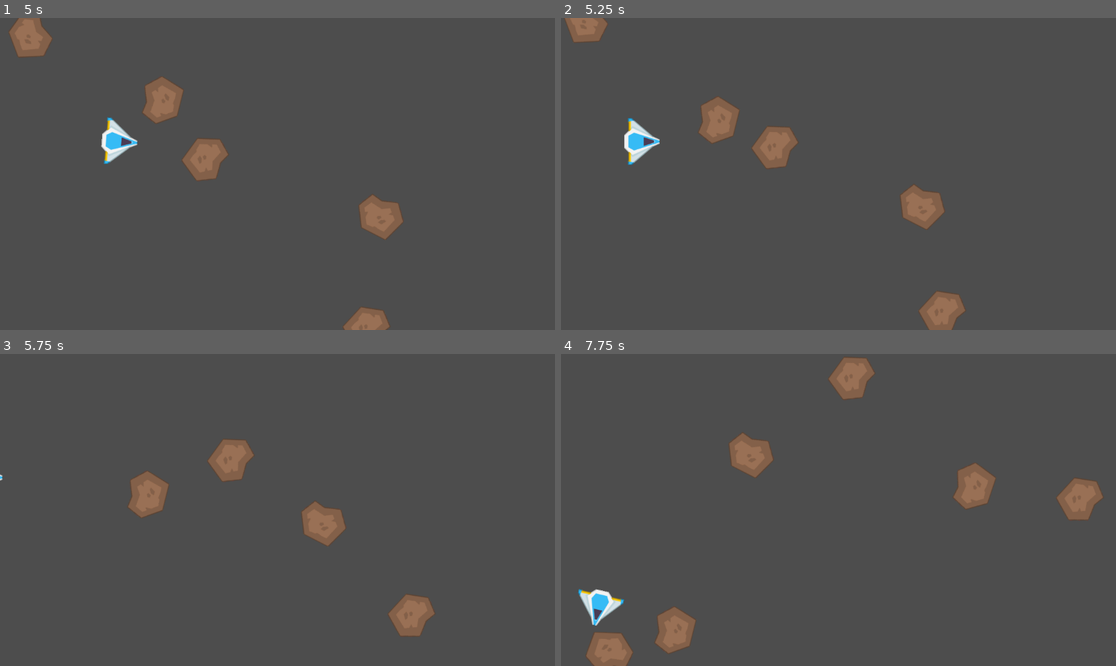
Above: before the commit, frames 1-4 (two rows, left to right).
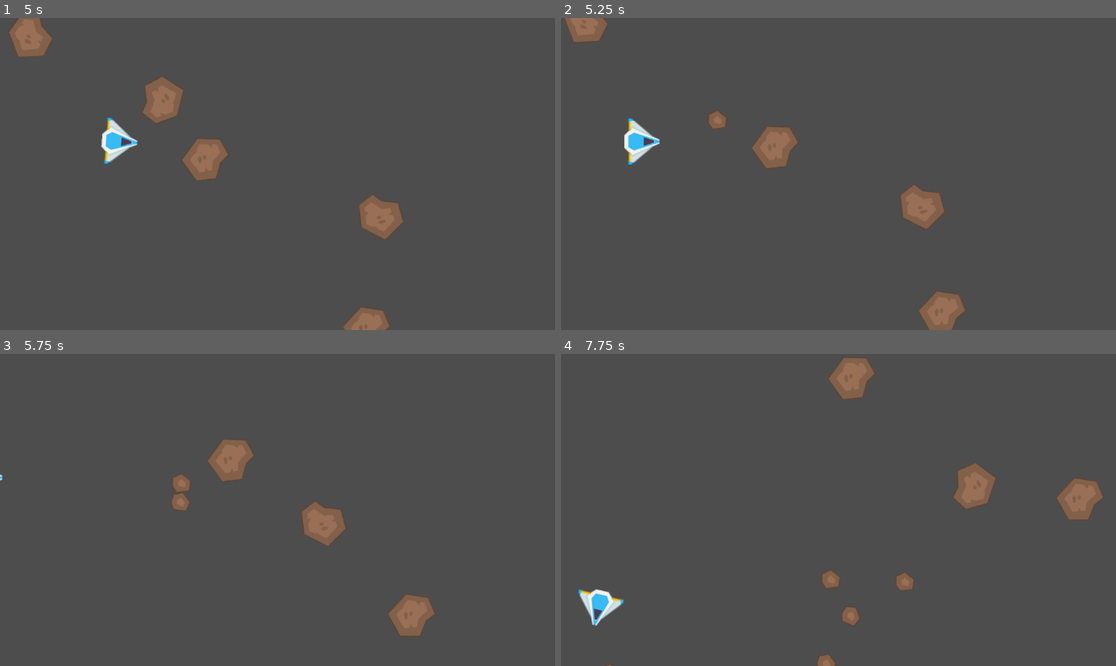
Above: after the commit, the same moments.

Repository: wsteo/asteroids-clone-godot
Game: Godot game, scene res://main.tscn
Same seed, same stepped clock (60 frames per second), same inputs: the game is played once before the commit and once after it.
Inputs:
- Up to frame 1 (5 s): tap Enter at 0.5 s; hold D (right) 0.53-1.28 s; tap Space (shoot) every 0.75 s from 0.6 to 4.35 s; hold S (down) 1.28-2.03 s; hold D (right) 2.03-2.78 s; hold W (up) 2.78-3.53 s; hold A (left) from 3.53 s (still down)
- Up to frame 2 (5.25 s): release A (left) at 5.03 s; hold S (down) from 5.03 s (still down); tap Space (shoot) at 5.1 s
- Up to frame 3 (5.75 s): keep holding S (down)
- Up to frame 4 (7.75 s): release S (down) at 5.78 s; hold D (right) 5.78-6.53 s; tap Space (shoot) at 5.85, 6.6, 7.35 s; hold W (up) 6.53-7.28 s; hold D (right) from 7.28 s (still down)

Frame 1 is identical in both runs. In frame 2, 0.6% of the frame differs, in the area x 24-33%, y 25-41%; in frame 3, 1.0%; in frame 4, 2.8%, in the area x 4-64%, y 25-100%.

Commit message:
Implement gameplay which asteroid can be break down into smaller pieces

Diff:
--- a/asteroid.tscn
+++ /dev/null
@@ -1,23 +0,0 @@
-[gd_scene load_steps=4 format=3 uid="uid://do2nfulxysuf2"]
-
-[ext_resource type="Script" path="res://asteroid.gd" id="1_lxvkg"]
-[ext_resource type="Texture2D" uid="uid://dbsr22j585mht" path="res://kenney_space-shooter-redux/Spritesheet/sheet.png" id="1_qpb7u"]
-
-[sub_resource type="CircleShape2D" id="CircleShape2D_altf0"]
-radius = 43.0116
-
-[node name="Asteroid" type="RigidBody2D" groups=["asteroid"]]
-collision_layer = 2
-collision_mask = 0
-gravity_scale = 0.0
-script = ExtResource("1_lxvkg")
-
-[node name="Sprite2D" type="Sprite2D" parent="."]
-texture = ExtResource("1_qpb7u")
-region_enabled = true
-region_rect = Rect2(224.589, 664.488, 99.4566, 81.611)
-
-[node name="CollisionShape2D" type="CollisionShape2D" parent="."]
-shape = SubResource("CircleShape2D_altf0")
-
-[connection signal="body_entered" from="." to="." method="_on_body_entered"]
--- /dev/null
+++ b/asteroid_big.gd
@@ -0,0 +1,32 @@
+extends RigidBody2D
+@export var asteroid_medium_scene : PackedScene
+
+# Called when the node enters the scene tree for the first time.
+func _ready():
+	pass # Replace with function body.
+
+
+# Called every frame. 'delta' is the elapsed time since the previous frame.
+func _process(delta):
+	pass
+
+
+func destroy():
+	var mediumAsteroid = asteroid_medium_scene.instantiate()
+	spawnMediumAsteroid()
+	spawnMediumAsteroid()
+	queue_free()
+
+
+func spawnMediumAsteroid():
+	var mediumAsteroid = asteroid_medium_scene.instantiate()
+	get_parent().add_child(mediumAsteroid)
+
+	mediumAsteroid.position = position
+
+	var direction = mediumAsteroid.rotation + PI/2
+	direction += randf_range(-PI/4, PI/4)
+	mediumAsteroid.rotation = direction
+
+	var velocity = Vector2(randf_range(150.0,250.0),0.0)
+	mediumAsteroid.linear_velocity = velocity.rotated(direction)
--- /dev/null
+++ b/asteroid_big.tscn
@@ -0,0 +1,25 @@
+[gd_scene load_steps=5 format=3 uid="uid://dy1iggfem4djo"]
+
+[ext_resource type="Script" path="res://asteroid_big.gd" id="1_a5y3d"]
+[ext_resource type="PackedScene" uid="uid://clri7pyschcu3" path="res://asteroid_medium.tscn" id="2_2icoi"]
+[ext_resource type="Texture2D" uid="uid://dbsr22j585mht" path="res://kenney_space-shooter-redux/Spritesheet/sheet.png" id="3_70ekl"]
+
+[sub_resource type="CircleShape2D" id="CircleShape2D_altf0"]
+radius = 43.0116
+
+[node name="Asteroid_Big" type="RigidBody2D" groups=["asteroid"]]
+collision_layer = 2
+collision_mask = 0
+gravity_scale = 0.0
+max_contacts_reported = 1
+contact_monitor = true
+script = ExtResource("1_a5y3d")
+asteroid_medium_scene = ExtResource("2_2icoi")
+
+[node name="Sprite2D" type="Sprite2D" parent="."]
+texture = ExtResource("3_70ekl")
+region_enabled = true
+region_rect = Rect2(224.589, 664.488, 99.4566, 81.611)
+
+[node name="CollisionShape2D" type="CollisionShape2D" parent="."]
+shape = SubResource("CircleShape2D_altf0")
--- /dev/null
+++ b/asteroid_medium.gd
@@ -0,0 +1,28 @@
+extends RigidBody2D
+@export var asteroid_small_scene : PackedScene
+
+# Called when the node enters the scene tree for the first time.
+func _ready():
+	pass # Replace with function body.
+
+
+# Called every frame. 'delta' is the elapsed time since the previous frame.
+func _process(delta):
+	pass
+
+func destroy():
+	spawnSmallAsteroid()
+	spawnSmallAsteroid()
+	queue_free()
+
+func spawnSmallAsteroid():
+	var smallAsteroid = asteroid_small_scene.instantiate()
+	get_parent().add_child(smallAsteroid)
+	smallAsteroid.position = position
+
+	var direction = smallAsteroid.rotation + PI/2
+	direction += randf_range(-PI/4, PI/4)
+	smallAsteroid.rotation = direction
+
+	var velocity = Vector2(randf_range(150.0,250.0),0.0)
+	smallAsteroid.linear_velocity = velocity.rotated(direction)
--- /dev/null
+++ b/asteroid_medium.tscn
@@ -0,0 +1,25 @@
+[gd_scene load_steps=5 format=3 uid="uid://clri7pyschcu3"]
+
+[ext_resource type="Script" path="res://asteroid_medium.gd" id="1_ujhg2"]
+[ext_resource type="Texture2D" uid="uid://dbsr22j585mht" path="res://kenney_space-shooter-redux/Spritesheet/sheet.png" id="2_7w2hp"]
+[ext_resource type="PackedScene" uid="uid://d0vv3ryyacq38" path="res://asteroid_small.tscn" id="2_irycu"]
+
+[sub_resource type="CircleShape2D" id="CircleShape2D_altf0"]
+radius = 17.0
+
+[node name="Asteroid_Medium" type="RigidBody2D" groups=["asteroid"]]
+collision_layer = 2
+collision_mask = 0
+gravity_scale = 0.0
+max_contacts_reported = 1
+contact_monitor = true
+script = ExtResource("1_ujhg2")
+asteroid_small_scene = ExtResource("2_irycu")
+
+[node name="Sprite2D" type="Sprite2D" parent="."]
+texture = ExtResource("2_7w2hp")
+region_enabled = true
+region_rect = Rect2(236.928, 452.374, 44.723, 38.9399)
+
+[node name="CollisionShape2D" type="CollisionShape2D" parent="."]
+shape = SubResource("CircleShape2D_altf0")
--- a/asteroid.gd
+++ b/asteroid_small.gd
@@ -9,11 +9,5 @@
 func _process(delta):
 	pass
 
-
-func _on_body_entered(body):
-	pass
-
-func _on_area_2d_area_entered(area):
-	print("Hit")
-	if (area.is_in_group("bullet")):
-		print("Hit")
+func destroy():
+	queue_free()
--- /dev/null
+++ b/asteroid_small.tscn
@@ -0,0 +1,23 @@
+[gd_scene load_steps=4 format=3 uid="uid://d0vv3ryyacq38"]
+
+[ext_resource type="Script" path="res://asteroid_small.gd" id="1_hpyew"]
+[ext_resource type="Texture2D" uid="uid://dbsr22j585mht" path="res://kenney_space-shooter-redux/Spritesheet/sheet.png" id="2_lvc8p"]
+
+[sub_resource type="CircleShape2D" id="CircleShape2D_altf0"]
+radius = 12.0
+
+[node name="Asteroid_Small" type="RigidBody2D" groups=["asteroid"]]
+collision_layer = 2
+collision_mask = 0
+gravity_scale = 0.0
+max_contacts_reported = 1
+contact_monitor = true
+script = ExtResource("1_hpyew")
+
+[node name="Sprite2D" type="Sprite2D" parent="."]
+texture = ExtResource("2_lvc8p")
+region_enabled = true
+region_rect = Rect2(406.541, 234.818, 26.6713, 25.3601)
+
+[node name="CollisionShape2D" type="CollisionShape2D" parent="."]
+shape = SubResource("CircleShape2D_altf0")
--- a/bullet_area_2d.gd
+++ b/bullet_area_2d.gd
@@ -17,5 +17,7 @@
 
 func _on_body_entered(body):
 	if (body.is_in_group("asteroid")):
+		if (body.has_method("destroy")):
+			body.destroy()
 		print("hit")
 		queue_free()
--- a/main.tscn
+++ b/main.tscn
@@ -1,8 +1,8 @@
-[gd_scene load_steps=5 format=3 uid="uid://cac46bwfb3htl"]
+[gd_scene load_steps=5 format=3 uid="uid://dtbye5eaudsrt"]
 
 [ext_resource type="Script" path="res://main.gd" id="1_achpo"]
 [ext_resource type="PackedScene" uid="uid://dg75obejvk6j8" path="res://player.tscn" id="1_cuhoi"]
-[ext_resource type="PackedScene" uid="uid://do2nfulxysuf2" path="res://asteroid.tscn" id="2_mw4co"]
+[ext_resource type="PackedScene" uid="uid://dy1iggfem4djo" path="res://asteroid_big.tscn" id="2_fwgfd"]
 
 [sub_resource type="Curve2D" id="Curve2D_vjbhg"]
 _data = {
@@ -12,7 +12,7 @@
 
 [node name="Main" type="Node"]
 script = ExtResource("1_achpo")
-asteroidScene = ExtResource("2_mw4co")
+asteroidScene = ExtResource("2_fwgfd")
 
 [node name="Player" parent="." instance=ExtResource("1_cuhoi")]
 position = Vector2(566, 294)
--- a/player.gd
+++ b/player.gd
@@ -18,6 +18,5 @@
 	if Input.is_action_just_pressed("shoot"):
 		var bullet = bullet_scene.instantiate()
 		get_parent().add_child(bullet)
-		add_child(bullet)
 		bullet.position = $BulletSpawnpoint.global_position
 		bullet.rotation = transform.get_rotation()
